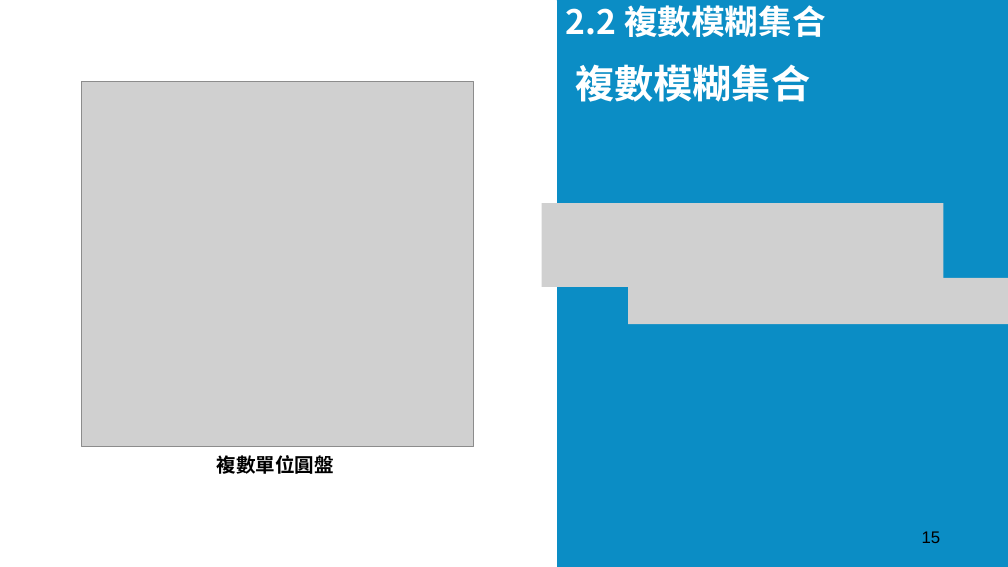
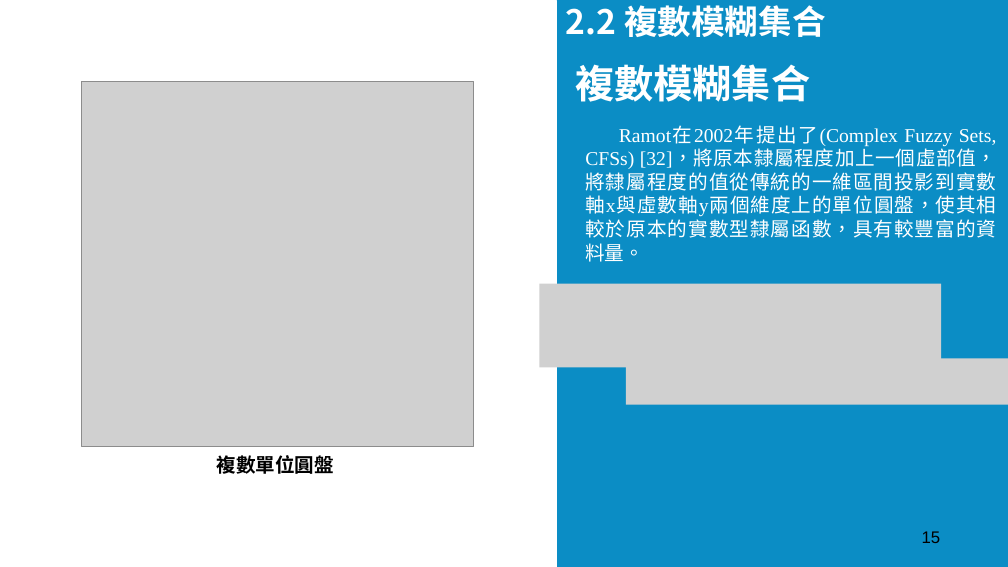
Before and after one commit to add11013/AI, a slide deck: slide 15 of Master Dissertation/碩士論文.pptx. Drawn at 1008x567 pixels with LibreOffice and Linux fonts; fonts in the diff are those of the drawing; grey boxes stand for pictures; background and template pictures are left out; a plain dark background stands for a picture behind light text. Boxes give left, top, right and bottom in pixels: in the first picture for what was removed or moved away, otherwise in the second. Text is boxed around its words. In the diff, an @@ line names an element or a change of style, - is before the commit and + after.

```diff
--- a/Master Dissertation/碩士論文.pptx
+++ b/Master Dissertation/碩士論文.pptx
@@ text added at (585,127,997,262), 14 pt, text #FFFFFF @@
+Ramot在2002年提出了(Complex Fuzzy Sets, CFSs) [32]，將原本隸屬程度加上一個虛部值，將隸屬程度的值從傳統的一維區間投影到實數軸x與虛數軸y兩個維度上的單位圓盤，使其相較於原本的實數型隸屬函數，具有較豐富的資料量。
@@ picture removed at (541,204,943,287) @@
@@ picture added at (539,284,941,368) @@
@@ picture removed at (628,278,1008,325) @@
@@ picture added at (626,359,1008,405) @@
```
Also in this commit, not shown: 17 other slides changed, 29 slides added, 7 other files.
